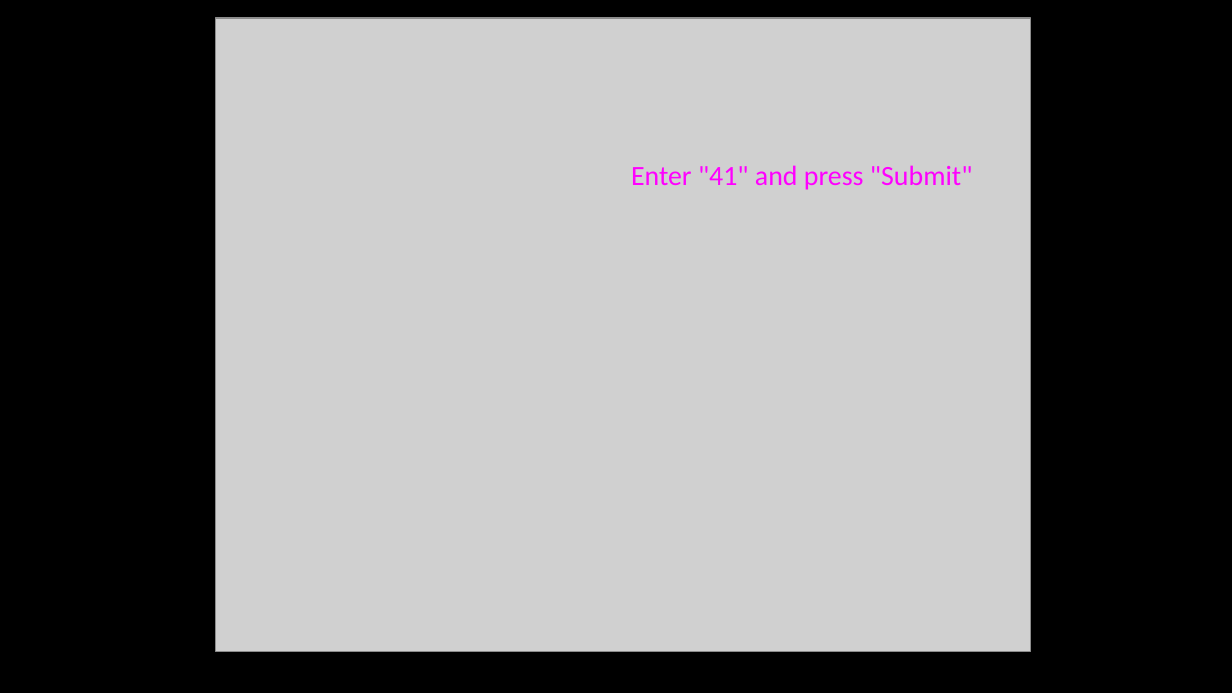
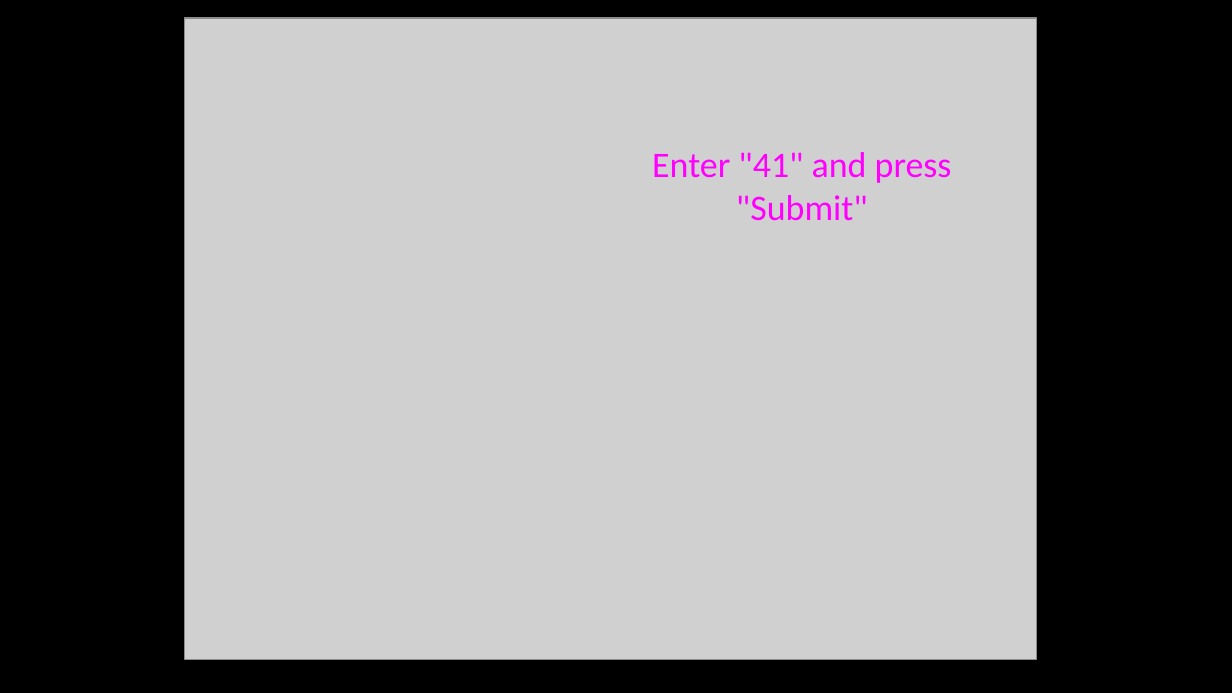
Before and after one commit to csev/wa4e, a slide deck: slide 21 of lectures/PHP-08-POST-Redirect-Authn.ppt. Drawn at 1232x693 pixels with LibreOffice and Linux fonts; fonts in the diff are those of the drawing; grey boxes stand for pictures. Boxes give left, top, right and bottom in pixels: in the first picture for what was removed or moved away, otherwise in the second. Text is boxed around its words. In the diff, an @@ line names an element or a change of style, - is before the commit and + after.

```diff
--- a/lectures/PHP-08-POST-Redirect-Authn.ppt
+++ b/lectures/PHP-08-POST-Redirect-Authn.ppt
@@ picture: place and size @@
-picture at (216,18,1030,653)
+picture at (185,18,1037,660)
@@ text "Enter "41" and press "Submit"": place and size @@
-text "Enter "41" and press "Submit"" at (631,165,972,190)
+text "Enter "41" and press "Submit"" at (652,152,952,221)
@@ text "Enter "41" and press "Submit"" at (652,152,952,221): size 16.3 to 21 pt @@
```
Also in this commit, not shown: 16 other slides changed, 1 slide added, 1 slide removed.
